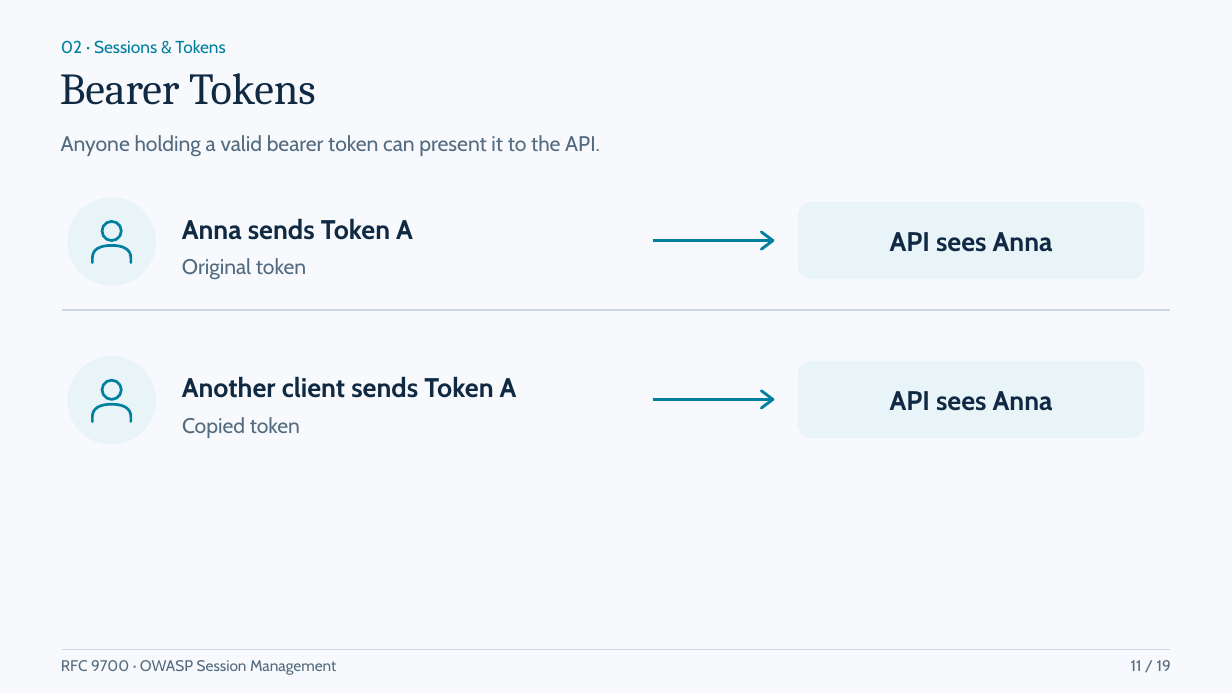
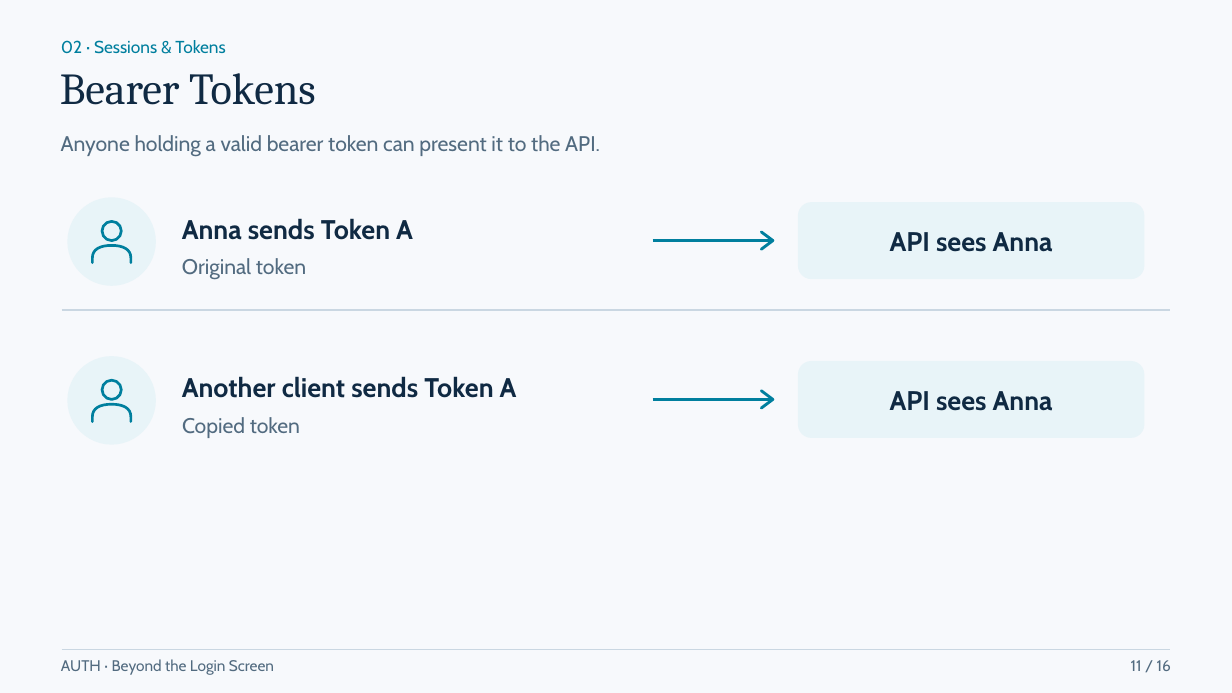
Before and after one commit to Daniiislo/TechSharing, a slide deck: slide 11 of Auth/presentation/Auth - Beyond the Login Screen.pptx. Drawn at 1232x693 pixels with LibreOffice and Linux fonts; fonts in the diff are those of the drawing. Boxes give left, top, right and bottom in pixels: in the first picture for what was removed or moved away, otherwise in the second. Text is boxed around its words. In the diff, an @@ line names an element or a change of style, - is before the commit and + after.

Commit message:
docs(auth): sync agenda and refresh exported slide deck

```diff
--- a/Auth/presentation/Auth - Beyond the Login Screen.pptx
+++ b/Auth/presentation/Auth - Beyond the Login Screen.pptx
@@ text at (x1=61, y1=659, x2=274, y2=675): text changed @@
-RFC 9700 · OWASP Session Management
+AUTH · Beyond the Login Screen
@@ text at (x1=1131, y1=660, x2=1171, y2=671): text changed @@
-11 / 19
+11 / 16
```
Also in this commit, not shown: 10 other slides changed, 5 slides added, 14 slides removed, 12 other files.
